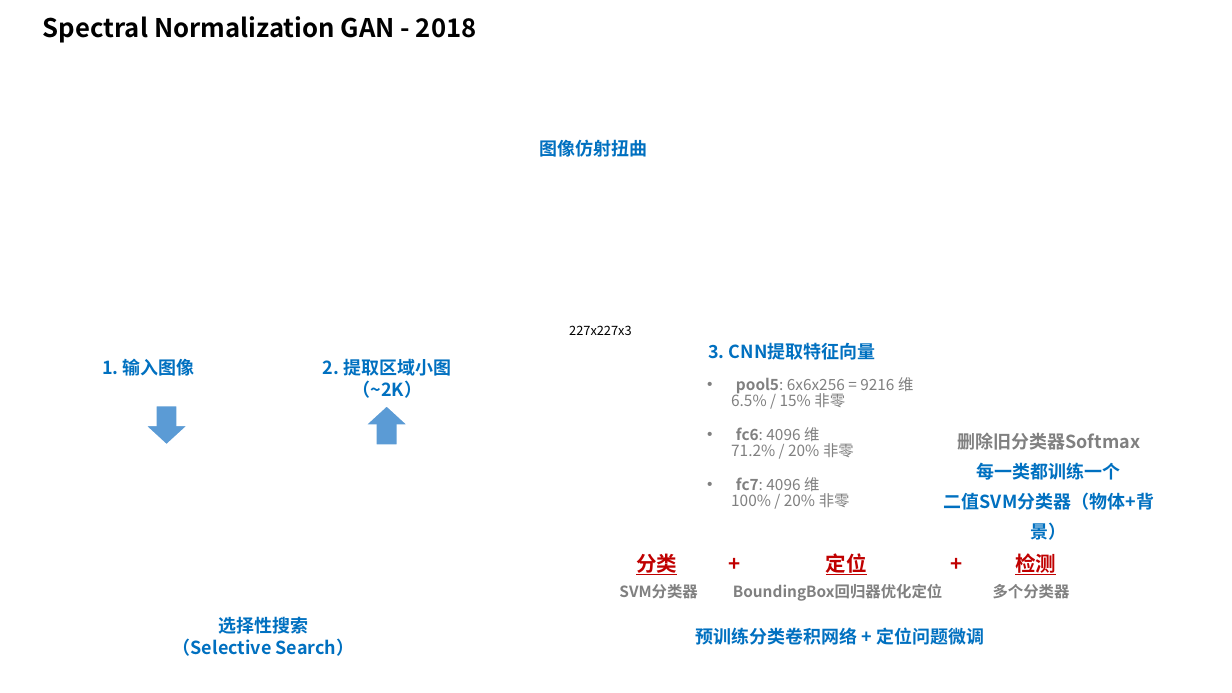
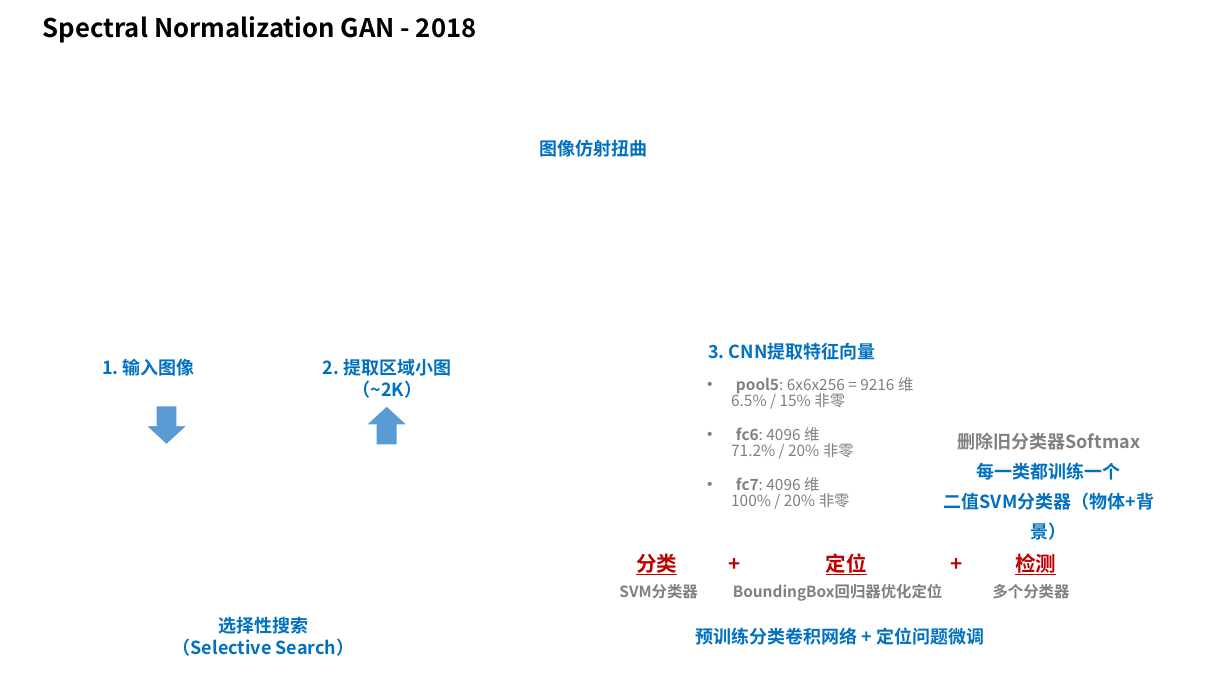
Before and after one commit to taylorguo/GAN_Understanding_Practicing, a slide deck: slide 20 of GAN_Understanding/GANunderstanding.pptx. Drawn at 1232x693 pixels with LibreOffice and Linux fonts; fonts in the diff are those of the drawing. Boxes give left, top, right and bottom in pixels: in the first picture for what was removed or moved away, otherwise in the second. Text is boxed around its words. In the diff, an @@ line names an element or a change of style, - is before the commit and + after.

```diff
--- a/GAN_Understanding/GANunderstanding.pptx
+++ b/GAN_Understanding/GANunderstanding.pptx
@@ text removed at bbox=[569, 325, 631, 335] @@
-227x227x3
```
Also in this commit, not shown: 1 other slide changed, 5 other files.
